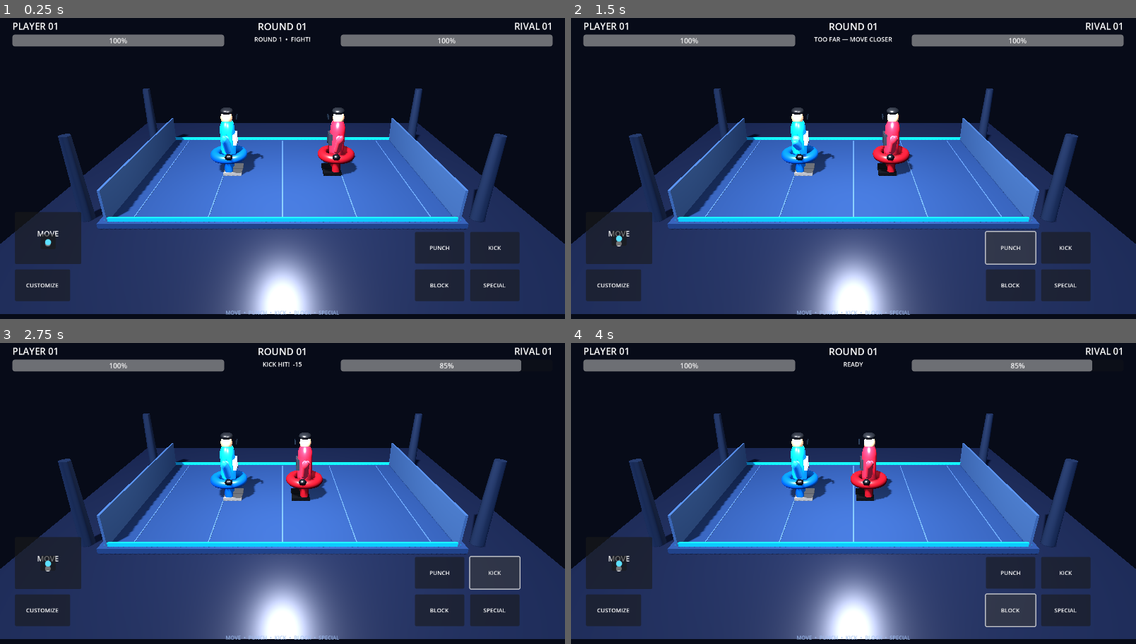
Above: before the commit, frames 1-4 (two rows, left to right).
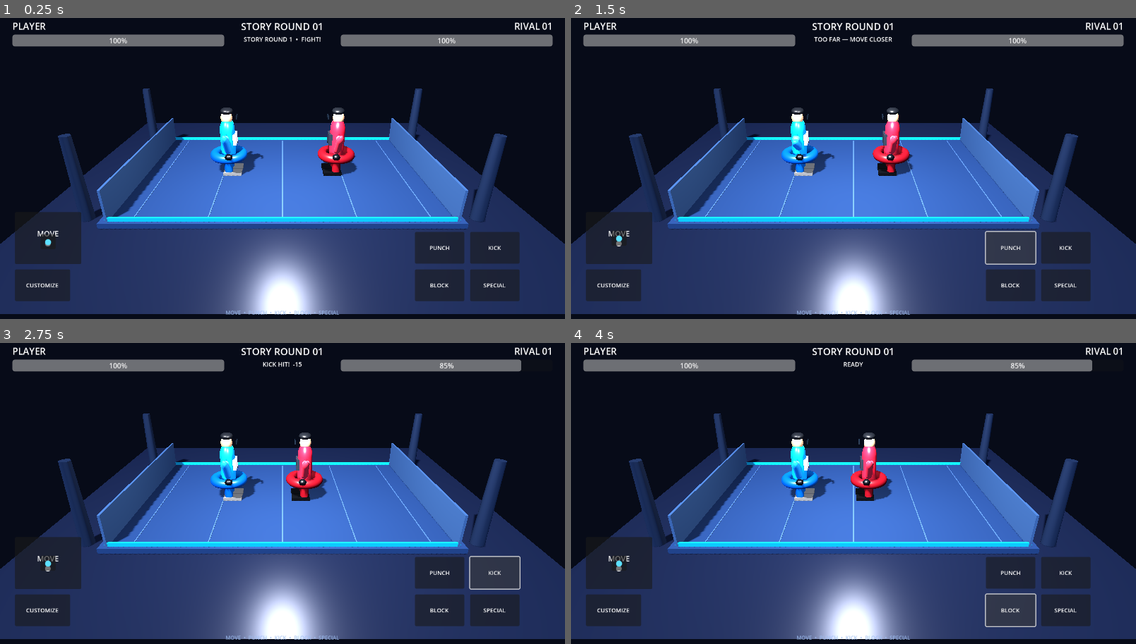
Above: after the commit, the same moments.

Repository: mannasubhadeep81-glitch/studious-octo-fishstick
Game: Godot game, scene res://main.tscn
Same seed, same stepped clock (60 frames per second), same inputs: the game is played once before the commit and once after it.
Inputs:
- Up to frame 1 (0.25 s): no input
- Up to frame 2 (1.5 s): click "MOVE ●" at 0.5 s; click "PUNCH" at 1.25 s
- Up to frame 3 (2.75 s): click "KICK" at 2 s
- Up to frame 4 (4 s): click "BLOCK" at 2.75 s; click "BLOCK ON" at 3.5 s

The runs differ from the first frame. In frame 1, 0.4% of the frame differs, in the area x 8-57%, y 1-8%; in frame 2, 0.2%; in frame 3, 0.2%; in frame 4, 0.2%.
Error before the commit: Invalid access to property or key 'global_position' on a base object of type 'InputEventScreenTouch'. (res://main.gd:301)
Error after the commit: Invalid access to property or key 'global_position' on a base object of type 'InputEventScreenTouch'. (res://main.gd:307)

Commit message:
Add persistent story campaign progression and scaling rival AI

Diff:
--- a/FighterArena/main.gd
+++ b/FighterArena/main.gd
@@ -2,6 +2,7 @@
 
 const ARENA_LIMIT := 5.2
 const SAVE_PATH := "user://fighter_controls.cfg"
+const CAMPAIGN_PATH := "user://fighter_campaign.cfg"
 
 var player: Node3D
 var enemy: Node3D
@@ -9,6 +10,7 @@
 var enemy_arm: Node3D
 var player_leg: Node3D
 var enemy_leg: Node3D
+var campaign_round := 1
 var player_hp := 100.0
 var enemy_hp := 100.0
 var enemy_clock := 1.0
@@ -37,6 +39,7 @@
 
 func _ready() -> void:
     randomize()
+    _load_campaign()
     # Show a visible HUD immediately so startup failures do not look like a silent black screen.
     _build_hud()
     _load_controls()
@@ -48,8 +51,11 @@
     enemy_arm = enemy.get_node("RightArm")
     player_leg = player.get_node("RightLeg")
     enemy_leg = enemy.get_node("RightLeg")
+    enemy_hp = minf(100.0 + float(campaign_round - 1) * 5.0, 160.0)
+    enemy_bar.max_value = enemy_hp
+    enemy_bar.value = enemy_hp
     _face_fighters()
-    _set_status("ROUND 1  •  FIGHT!")
+    _set_status("STORY ROUND " + str(campaign_round) + "  •  FIGHT!")
 
 func _build_world() -> void:
     var env := WorldEnvironment.new()
@@ -215,7 +221,7 @@
     pbox.size_flags_horizontal = Control.SIZE_EXPAND_FILL
     top.add_child(pbox)
     var plabel := Label.new()
-    plabel.text = "PLAYER 01"
+    plabel.text = "PLAYER"
     plabel.add_theme_font_size_override("font_size", 21)
     pbox.add_child(plabel)
     player_bar = ProgressBar.new()
@@ -228,7 +234,7 @@
     center.custom_minimum_size = Vector2(220, 0)
     top.add_child(center)
     round_label = Label.new()
-    round_label.text = "ROUND 01"
+    round_label.text = "STORY ROUND " + str(campaign_round).pad_zeros(2)
     round_label.horizontal_alignment = HORIZONTAL_ALIGNMENT_CENTER
     round_label.add_theme_font_size_override("font_size", 22)
     center.add_child(round_label)
@@ -241,7 +247,7 @@
     ebox.size_flags_horizontal = Control.SIZE_EXPAND_FILL
     top.add_child(ebox)
     var elabel := Label.new()
-    elabel.text = "RIVAL 01"
+    elabel.text = "RIVAL " + str(campaign_round).pad_zeros(2)
     elabel.horizontal_alignment = HORIZONTAL_ALIGNMENT_RIGHT
     elabel.add_theme_font_size_override("font_size", 21)
     ebox.add_child(elabel)
@@ -459,7 +465,8 @@
 
     enemy_clock -= delta
     if enemy_clock <= 0:
-        enemy_clock = randf_range(0.9, 1.55)
+        var speed_bonus := minf(float(campaign_round - 1) * 0.05, 0.35)
+        enemy_clock = randf_range(maxf(0.45, 0.9 - speed_bonus), maxf(0.7, 1.55 - speed_bonus))
         if absf(enemy.position.x - player.position.x) > 2.55:
             enemy.position.x = move_toward(enemy.position.x, player.position.x + 1.25, 0.62)
             enemy.position.x = clampf(enemy.position.x, 0.6, ARENA_LIMIT)
@@ -467,7 +474,7 @@
             _set_status("RIVAL ADVANCING")
         else:
             _attack_animation(enemy_arm, "PUNCH")
-            var damage := randf_range(6.0, 11.0)
+            var damage := randf_range(6.0, 11.0) + minf(float(campaign_round - 1) * 1.5, 15.0)
             if blocking:
                 damage *= 0.2
                 _set_status("BLOCKED!  -" + str(int(damage)))
@@ -485,15 +492,37 @@
 
 func _finish(won: bool) -> void:
     round_over = true
-    _set_status("VICTORY!" if won else "DEFEAT  •  TRY AGAIN")
     var p: Button = control_buttons["punch"] as Button
     var k: Button = control_buttons["kick"] as Button
-    p.text = "AGAIN"
-    k.text = "AGAIN"
     p.pressed.disconnect(_punch)
     k.pressed.disconnect(_kick)
-    p.pressed.connect(_restart)
-    k.pressed.connect(_restart)
+    if won:
+        _set_status("VICTORY!  •  NEXT ROUND")
+        p.text = "NEXT ROUND"
+        k.text = "NEXT ROUND"
+        p.pressed.connect(_next_round)
+        k.pressed.connect(_next_round)
+    else:
+        _set_status("DEFEAT  •  RETRY ROUND " + str(campaign_round))
+        p.text = "RETRY"
+        k.text = "RETRY"
+        p.pressed.connect(_restart)
+        k.pressed.connect(_restart)
+
+func _load_campaign() -> void:
+    var cfg := ConfigFile.new()
+    if cfg.load(CAMPAIGN_PATH) == OK:
+        campaign_round = maxi(1, int(cfg.get_value("story", "round", 1)))
+
+func _save_campaign() -> void:
+    var cfg := ConfigFile.new()
+    cfg.set_value("story", "round", campaign_round)
+    cfg.save(CAMPAIGN_PATH)
+
+func _next_round() -> void:
+    campaign_round += 1
+    _save_campaign()
+    get_tree().reload_current_scene()
 
 func _restart() -> void:
     get_tree().reload_current_scene()
